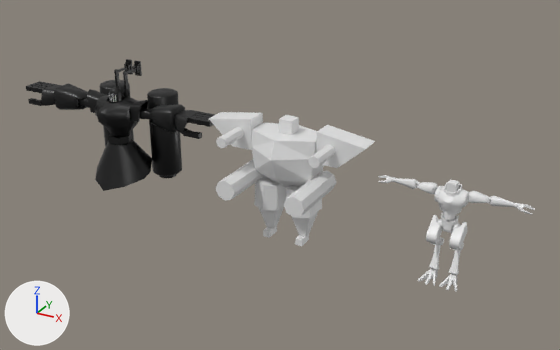
One commit to the Blender file Game/Assets/SAGYO/boss/lf/lf_commit.blend: the scene before it, then after it.
Before and after are seen from a 50 mm camera at (58.3, -109.1, 66.0) aimed at (-2.6, 1.6, 10.6). The axes (+X, +Y, +Z) are drawn at lower left. The lights are the same throughout.

The first picture shows 'm_head', 's_p', 's_sp'.
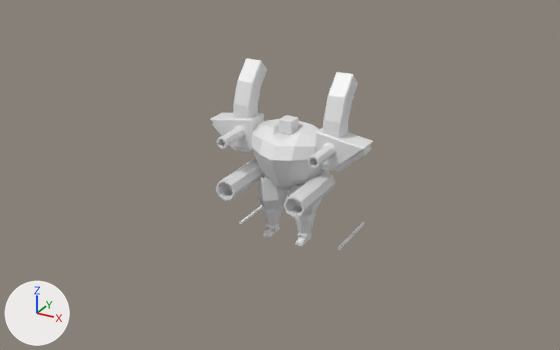
Changed parts and their boxes [x1, y1, x2, y2] in the pictures (560 x 350 px):
'm_head', reshaped (40% taller): before [209, 112, 375, 246]; after [211, 58, 373, 246]
's_sp', hidden: before [26, 59, 214, 191]
's_p', hidden: before [378, 175, 535, 291]
'Cube.003', added: after [239, 205, 364, 250]
part 1 of me_cube_004, rebuilt (7% narrower): before [216, 127, 244, 148]; after [217, 128, 243, 149]
part 2 of me_cube_004, rebuilt: before [308, 145, 335, 168]; after [308, 145, 334, 168]
part 3 of me_cube_004, rebuilt: before [254, 176, 287, 210]; after [257, 176, 289, 209]
part 4 of me_cube_004, rebuilt: before [286, 185, 322, 218]; after [290, 183, 322, 217]
part 5 of me_cube_004, rebuilt: before [291, 212, 318, 237]; after [295, 212, 316, 240]
part 6 of me_cube_004, rebuilt: before [316, 125, 375, 168]; after [316, 128, 373, 172]
part 7 of me_cube_004, rebuilt: before [209, 112, 263, 150]; after [211, 113, 264, 153]
part 8 of me_cube_004, rebuilt: before [258, 205, 284, 229]; after [262, 205, 283, 232]
part 9 of me_cube_004, added: after [323, 72, 358, 139]
part 10 of me_cube_004, added: after [233, 58, 267, 119]
part 11 of me_cube_004, built on: before [219, 115, 336, 216]; after [216, 115, 335, 217]
part 12 of me_cube_004, built on: before [295, 235, 309, 246]; after [295, 236, 308, 246]
part 13 of me_cube_004, built on: before [263, 226, 277, 238]; after [263, 227, 277, 238]

The change in detail:
me_cube_004 is used by ob_m_head; location (0.0, 0.0, 0.0).
me_cube_004 had 168 vertices, 124 faces and spanned x -15.0..15.0, y -10.3..4.5, z -0.2..22.3.
me_cube_004 now has 1764 vertices, 1746 faces and spans x -14.7..14.7, y -10.3..6.1, z -0.2..30.5.
me_cube_004 part 1: the loose piece of 16 vertices spanning x -9.7..-7.7, y -7.8..-2.0, z 17.8..19.8 is rebuilt with 32 vertices and now spans x -9.6..-7.6, y -7.8..-2.0, z 17.8..19.8.
me_cube_004 part 2: the loose piece of 16 vertices spanning x 7.7..9.7, y -7.8..-2.0, z 17.8..19.8 is rebuilt with 32 vertices and now spans x 7.6..9.6, y -7.8..-2.0, z 17.8..19.8.
me_cube_004 part 3: the loose piece of 12 vertices spanning x -5.5..-0.9, y -3.5..3.2, z 5.8..10.5 is rebuilt with 75 vertices and now spans x -5.8..-0.6, y -3.4..3.1, z 5.3..13.2.
me_cube_004 part 4: the loose piece of 12 vertices spanning x 0.9..5.5, y -3.5..3.2, z 5.8..10.5 is rebuilt with 75 vertices and now spans x 0.6..5.8, y -3.4..3.1, z 5.3..13.2.
me_cube_004 part 5: the loose piece of 8 vertices spanning x 1.3..5.3, y -2.1..1.9, z 1.0..6.0 is rebuilt with 62 vertices and now spans x 1.3..5.3, y -1.9..2.1, z 0.2..6.8.
me_cube_004 part 6: the loose piece of 8 vertices spanning x 6.2..15.0, y -2.0..2.0, z 15.9..21.6 is rebuilt with 88 vertices and now spans x 6.0..14.7, y -2.0..3.0, z 15.0..21.6.
me_cube_004 part 7: the loose piece of 8 vertices spanning x -15.0..-6.2, y -2.0..2.0, z 15.9..21.6 is rebuilt with 88 vertices and now spans x -14.7..-6.0, y -2.0..3.0, z 15.0..21.6.
me_cube_004 part 8: the loose piece of 8 vertices spanning x -5.3..-1.3, y -2.1..1.9, z 1.0..6.0 is rebuilt with 62 vertices and now spans x -5.3..-1.3, y -1.9..2.1, z 0.2..6.8.
me_cube_004 part 9: a new loose piece of 40 vertices spanning x 7.0..10.2, y -1.6..5.2, z 20.1..30.5, in mat_material (white #e7e7e7).
me_cube_004 part 10: a new loose piece of 40 vertices spanning x -10.2..-7.0, y -1.6..5.2, z 20.1..30.5, in mat_material (white #e7e7e7).
me_cube_004 part 11: 8 vertices moved within x -1.2..1.2, y -1.2..1.2, z 19.8..22.3; 32 vertices removed from x -8.3..8.3, y -5.0..3.8, z 9.7..19.8; 252 vertices added at x -8.3..8.3, y -10.3..4.1, z 9.7..22.2.
me_cube_004 part 12: 4 vertices removed from x 2.6..3.9, y -2.2..0.5, z 1.1; 36 vertices added at x 2.6..3.9, y -2.2..1.5, z -0.2..1.1.
me_cube_004 part 13: 4 vertices removed from x -3.9..-2.6, y -2.2..0.5, z 1.1; 36 vertices added at x -3.9..-2.6, y -2.2..1.5, z -0.2..1.1.
Mesh me_cube_010 is new.
It has 56 vertices, 54 faces and spans x 9.8..10.2, y -0.2..10.79, z -0.2..0.2.
Object 's_p' (ob_s_p) is now hidden.
Object 's_sp' (ob_s_sp) is now hidden.
Object 'Cube.003' (ob_cube_003) is new; it shows me_cube_010.
Its location is (0.0, 0.0, 0.0).
It gains a MIRROR modifier named 'Mirror'.
